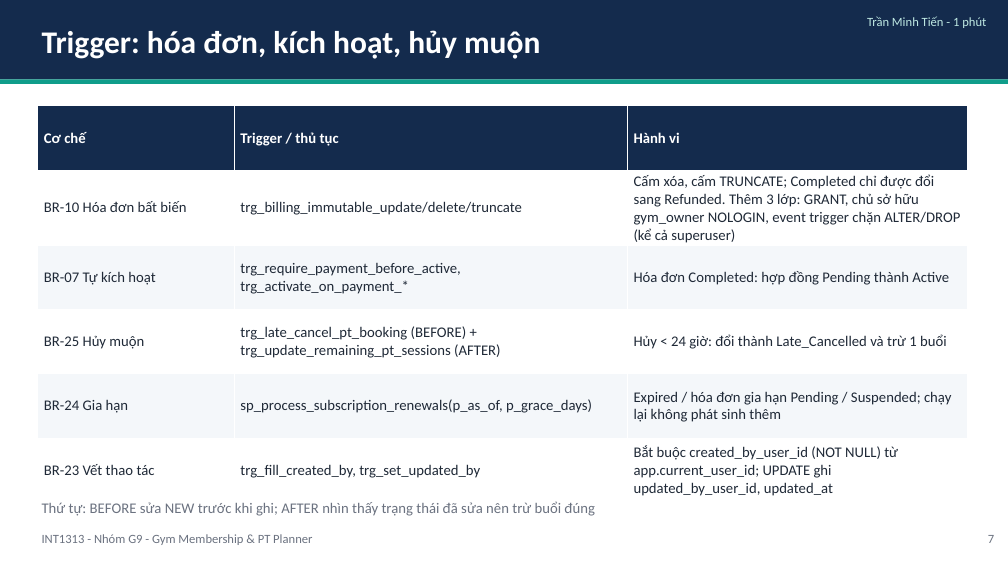
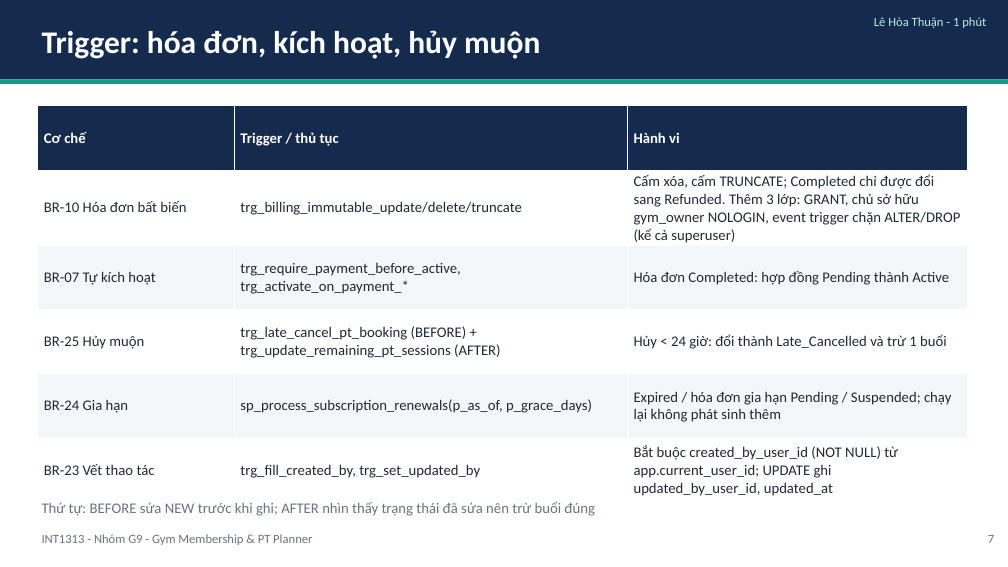
Before and after one commit to TienVN6222/PTIT_INT1313_CSDL_Group9, a slide deck: slide 7 of Phase 4/presentation/deck.pptx. Drawn at 1008x567 pixels with LibreOffice and Linux fonts; fonts in the diff are those of the drawing. Boxes give left, top, right and bottom in pixels: in the first picture for what was removed or moved away, otherwise in the second. Text is boxed around its words. In the diff, an @@ line names an element or a change of style, - is before the commit and + after.

```diff
--- a/Phase 4/presentation/deck.pptx
+++ b/Phase 4/presentation/deck.pptx
@@ text at (874, 17, 986, 28): text changed @@
-Trần Minh Tiến - 1 phút
+Lê Hòa Thuận - 1 phút
```
Also in this commit, not shown: 4 other slides changed, 14 other files.
